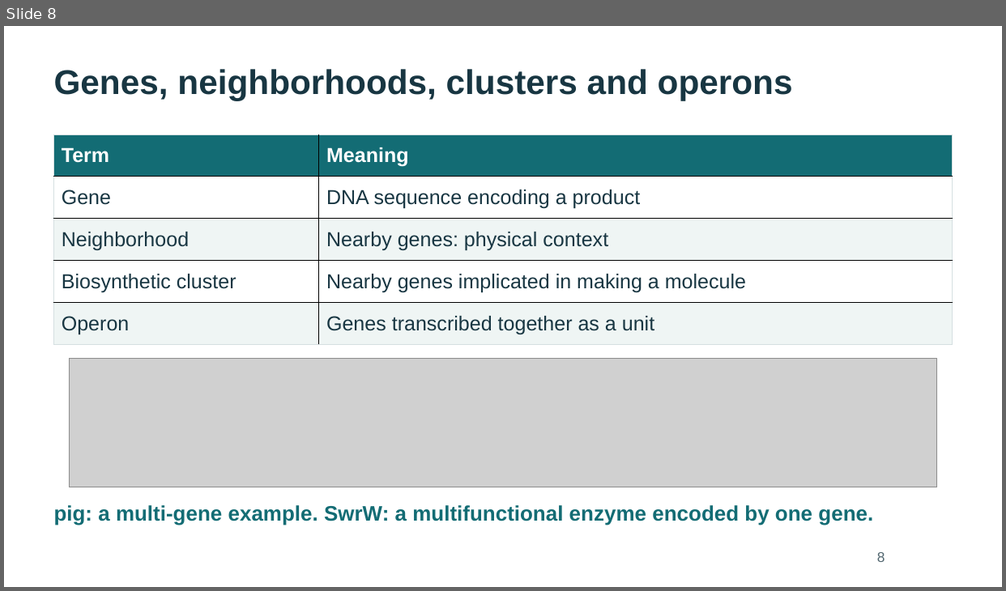
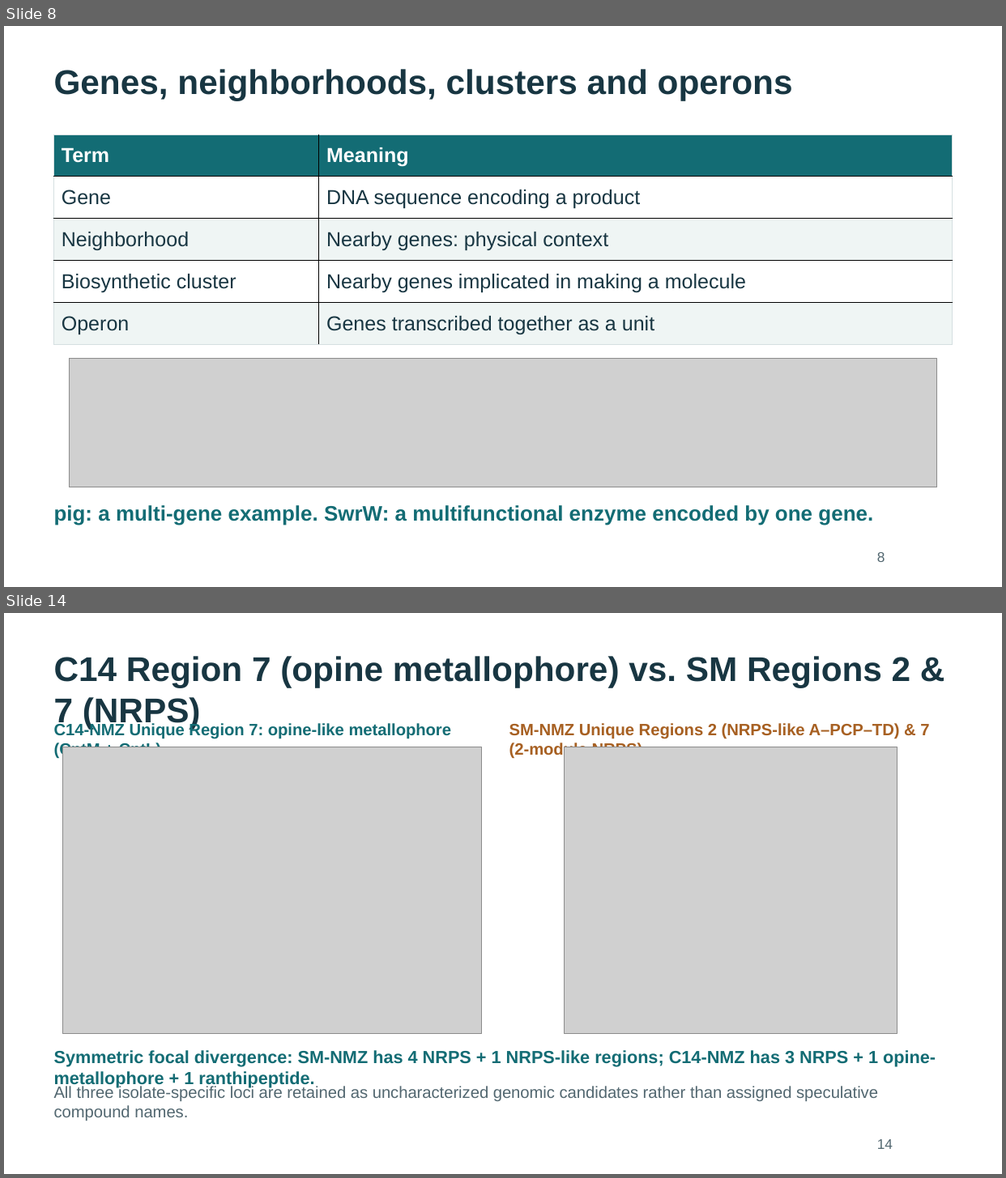
Before and after one commit to WhyAdr/sm-manu, a slide deck: explainer/NMZ-Serratia-genomics-explainer-2026-10-20.pptx. Shown one above the other, each under a label of ours: slide 8 before the commit, slides 8 and 14 after it; the slides between them are not shown. The pictures are 1006x591 and 1006x1178 pixels, drawn with LibreOffice and Linux fonts; fonts in the diff are those of the drawing; grey boxes stand for pictures. Boxes give left, top, right and bottom in pixels: in the first picture for what was removed or moved away, otherwise in the second. Text is boxed around its words. In the diff, an @@ line names an element or a change of style, - is before the commit and + after.

```diff
--- a/explainer/NMZ-Serratia-genomics-explainer-2026-10-20.pptx
+++ b/explainer/NMZ-Serratia-genomics-explainer-2026-10-20.pptx
@@ slide 14 added at [4, 613, 1002, 1174], background #FFFFFF @@
@@ text added at [54, 656, 911, 729], 33 pt, text #183642, bold @@
+C14 Region 7 (opine metallophore) vs. SM Regions 2 & 7 (NRPS)
@@ text added at [54, 722, 452, 747], 15.8 pt, text #136C74, bold @@
+C14-NMZ Unique Region 7: opine-like metallophore (CntM + CntL)
@@ text added at [509, 723, 929, 759], 15.8 pt, text #A76022, bold @@
+SM-NMZ Unique Regions 2 (NRPS-like A–PCP–TD) & 7 (2-module NRPS)
@@ picture added at [63, 747, 482, 1033] @@
@@ picture added at [565, 747, 897, 1033] @@
@@ text added at [54, 1050, 936, 1084], 16.9 pt, text #136C74, bold @@
+Symmetric focal divergence: SM-NMZ has 4 NRPS + 1 NRPS-like regions; C14-NMZ has 3 NRPS + 1 opine-metallophore + 1 ranthipeptide.
@@ text added at [54, 1085, 878, 1121], 15.8 pt, text #526770 @@
+All three isolate-specific loci are retained as uncharacterized genomic candidates rather than assigned speculative compound names.
@@ text added at [877, 1139, 893, 1149], 13.5 pt, text #526770 @@
+14
```
Also in this commit, not shown: 16 slides changed, 8 other slides added, 3 slides removed, 9 other files.
